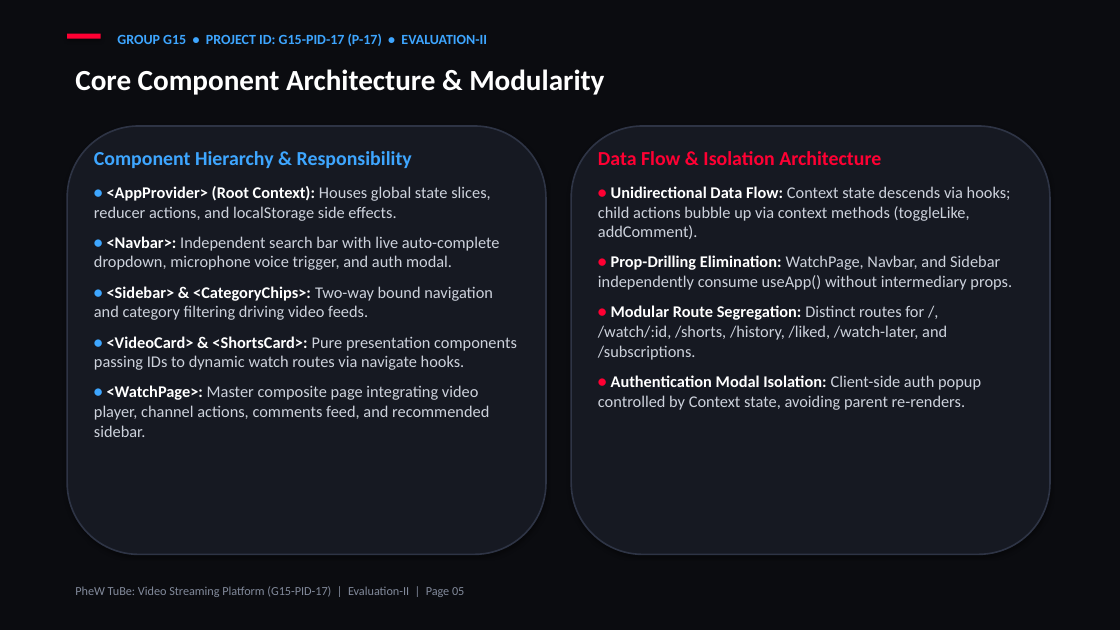
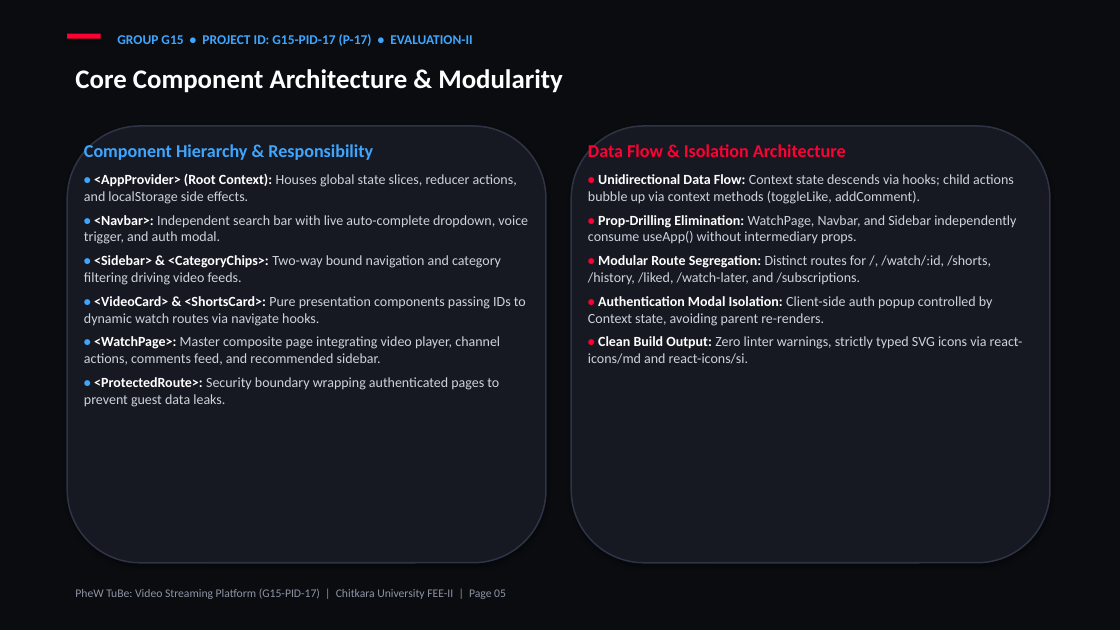
Before and after one commit to kishan-777/Front-End-Engineering_Evaluation-based-project, a slide deck: slide 5 of G15-PID-17.pptx. Drawn at 1120x630 pixels with LibreOffice and Linux fonts; fonts in the diff are those of the drawing. Boxes give left, top, right and bottom in pixels: in the first picture for what was removed or moved away, otherwise in the second. Text is boxed around its words. In the diff, an @@ line names an element or a change of style, - is before the commit and + after.

Commit message:
Fix all PPT distortions, image overlaps, Chitkara logo visibility, and add Phase 2 Protected Routing and Infinite Scroll slides

```diff
--- a/G15-PID-17.pptx
+++ b/G15-PID-17.pptx
@@ text "GROUP G15 • PROJECT ID: ..." at (x1=117, y1=34, x2=472, y2=46): size 12 to 11.5 pt @@
@@ text "Core Component Architecture & Modularity" at (x1=75, y1=69, x2=562, y2=93): size 25 to 23 pt @@
@@ rounded rectangle resized from (x1=67, y1=126, x2=546, y2=555) to (x1=67, y1=126, x2=546, y2=563) @@
@@ rounded rectangle at (x1=67, y1=126, x2=546, y2=563): outline #2E3445 1.4 pt to #2E3445 1.3 pt @@
@@ text at (x1=84, y1=144, x2=526, y2=365): size 17 to 15.5 pt in "Component Hierarchy & Responsibility"; size 15 to 12 pt in "•", "•", "•", "•"; size 14 to 12 pt in "<AppProvider> (Root Context): Houses global state slices, ...", "<Sidebar> & <CategoryChips>: Two-way bound navigation and ...", "<VideoCard> & <ShortsCard>: Pure presentation components pas ...", "<WatchPage>: Master composite page integrating video player, ..."; less space between paragraphs @@
@@ rounded rectangle at (x1=571, y1=126, x2=1050, y2=563): outline #2E3445 1.4 pt to #2E3445 1.3 pt @@
@@ rounded rectangle resized from (x1=571, y1=126, x2=1050, y2=555) to (x1=571, y1=126, x2=1050, y2=563) @@
@@ text at (x1=588, y1=144, x2=1016, y2=326): size 17 to 15.5 pt in "Data Flow & Isolation Architecture"; size 15 to 12 pt in "•", "•", "•", "•"; size 14 to 12 pt in "Unidirectional Data Flow: Context state descends via ...", "Prop-Drilling Elimination: WatchPage, Navbar, and Sidebar in ...", "Modular Route Segregation: Distinct routes for /, ...", "Authentication Modal Isolation: Client-side auth popup contr ..."; less space between paragraphs @@
@@ text at (x1=84, y1=215, x2=528, y2=244): text changed; size 14 to 12 pt @@
-• <Navbar>: Independent search bar with live auto-complete dropdown, microphone voice trigger, and auth modal.
+• <Navbar>: Independent search bar with live auto-complete dropdown, voice trigger, and auth modal.
@@ text at (x1=588, y1=336, x2=1023, y2=364): paragraph added @@
+• Clean Build Output: Zero linter warnings, strictly typed SVG icons via react-icons/md and react-icons/si.
@@ text at (x1=84, y1=377, x2=499, y2=407): paragraph added @@
+• <ProtectedRoute>: Security boundary wrapping authenticated pages to prevent guest data leaks.
@@ text at (x1=75, y1=589, x2=506, y2=599): text changed; size 10.5 to 10 pt; text colour #828A9B to #8C94A5 @@
-PheW TuBe: Video Streaming Platform (G15-PID-17) | Evaluation-II | Page 05
+PheW TuBe: Video Streaming Platform (G15-PID-17) | Chitkara University FEE-II | Page 05
```
Also in this commit, not shown: 10 other slides changed, 3 slides added, 1 slide removed, 1 other file.
